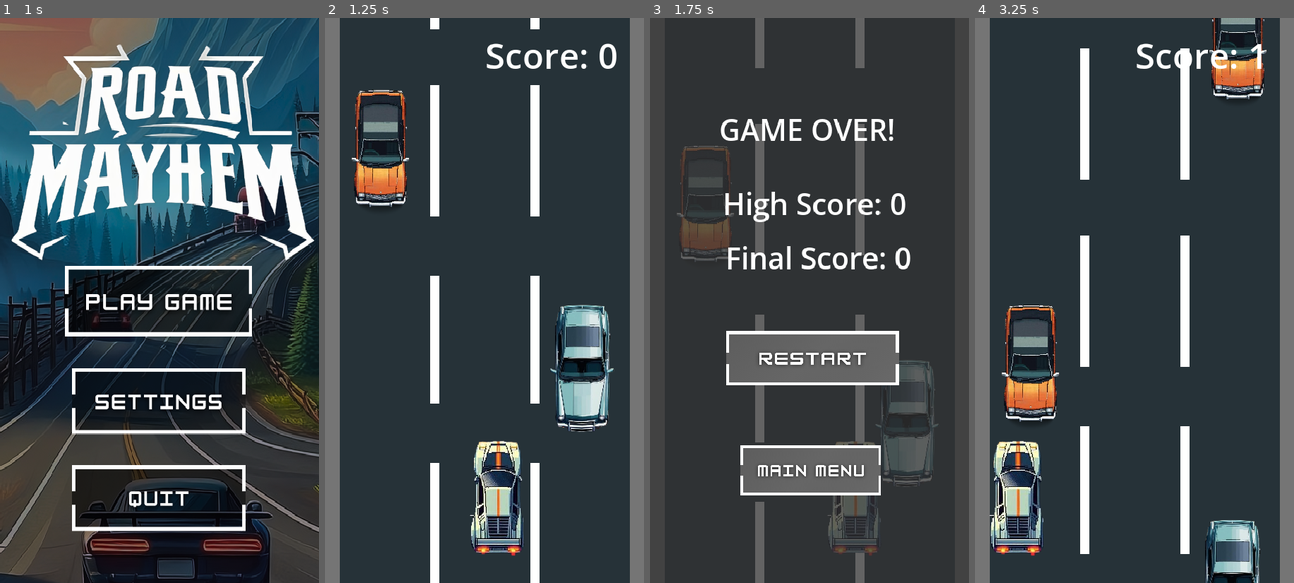
Above: before the commit, frames 1-4 (left to right).
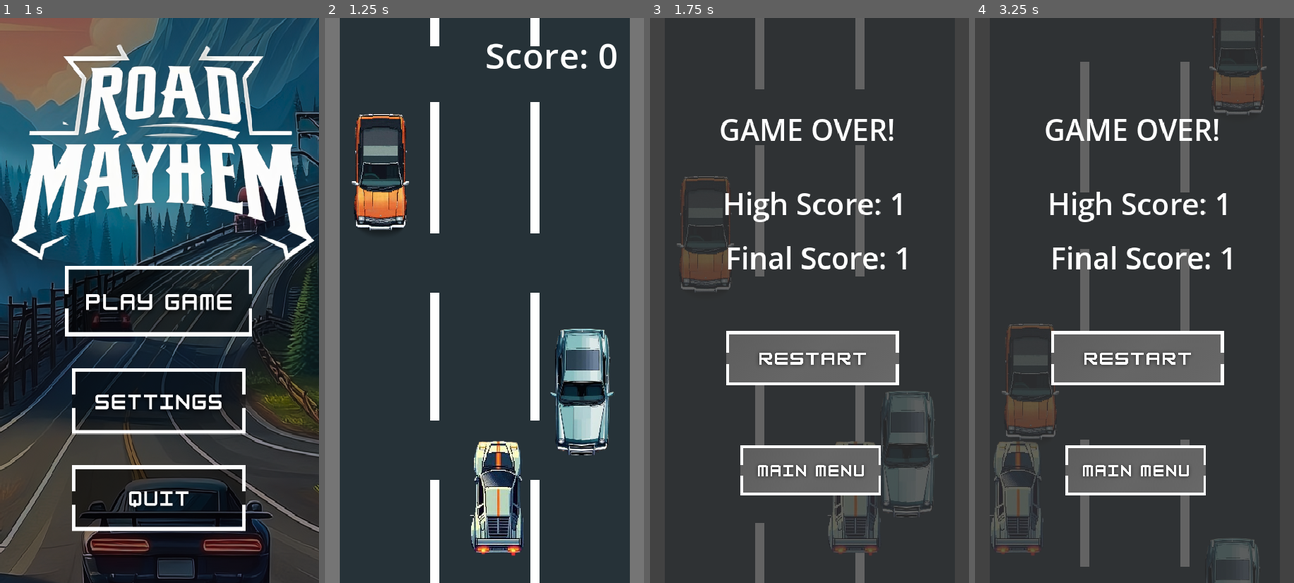
Above: after the commit, the same moments.

Repository: schadha2w/RoadMayhem
Game: Godot game, scene res://Scene/menu.tscn
The game is run twice, just before and just after one commit, with the same random seed, the same clock (stepped at 60 frames per second) and the same inputs. Sound files missing from this copy of the repository are replaced by a short silence.
Inputs (mouse positions are in pixels of both pictures, inside the frame that each line leads up to):
- Up to frame 1 (1 s): click (159, 300) at 0.5 s
- Up to frame 2 (1.25 s): no input
- Up to frame 3 (1.75 s): hold Right (ui_right) from 1.28 s (still down); hold C (close) from 1.28 s (still down)
- Up to frame 4 (3.25 s): release Right (ui_right) at 2 s; release C (close) at 2 s; click (1137, 357) at 2 s; hold Left (ui_left) from 2.78 s (still down); tap P (play) at 2.85 s

Frame 1 is identical in both runs. In frame 2, 8.2% of the frame differs, in the area x 8-91%, y 2-82%; in frame 3, 5.1%; in frame 4, 33%, in the area x 0-100%, y 0-100%.

Commit message:
small changes to speed

Diff:
--- a/Scripts/player.gd
+++ b/Scripts/player.gd
@@ -9,19 +9,19 @@
 var max_speed
 var min_speed
 var easy = {
-	"min_speed": 500,
+	"min_speed": 700,
 	"max_speed": 5000,
 	"acceleration": 10
 }
 var normal = {
-	"min_speed": 700,
+	"min_speed": 900,
 	"max_speed": 7000,
-	"acceleration": 15
+	"acceleration": 20
 }
 var hard = {
-	"min_speed": 1000,
+	"min_speed": 1100,
 	"max_speed": 10000,
-	"acceleration": 20
+	"acceleration": 30
 }
 
 var current_score = 0
